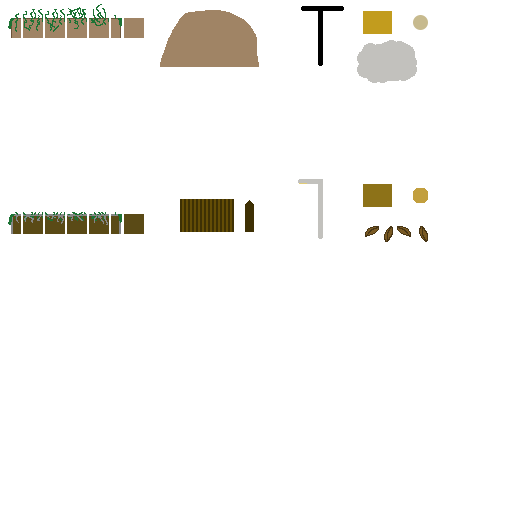
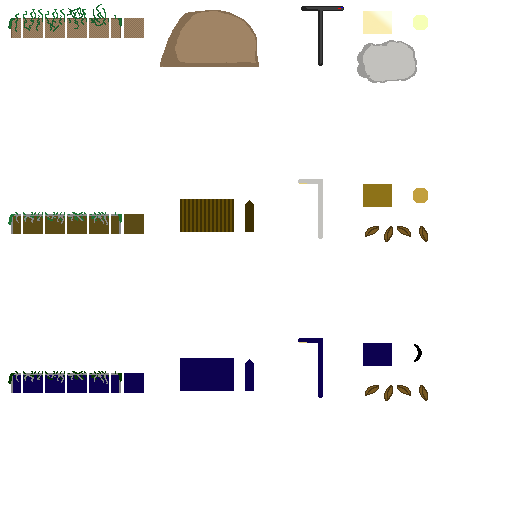
Revision of a layered 512 × 512 image; what changed, layer by layer:
added layer "3 City" above "2 Sunset" over <box>8,338,428,401</box>
painted on "1 Farm" over <box>8,5,428,83</box>
